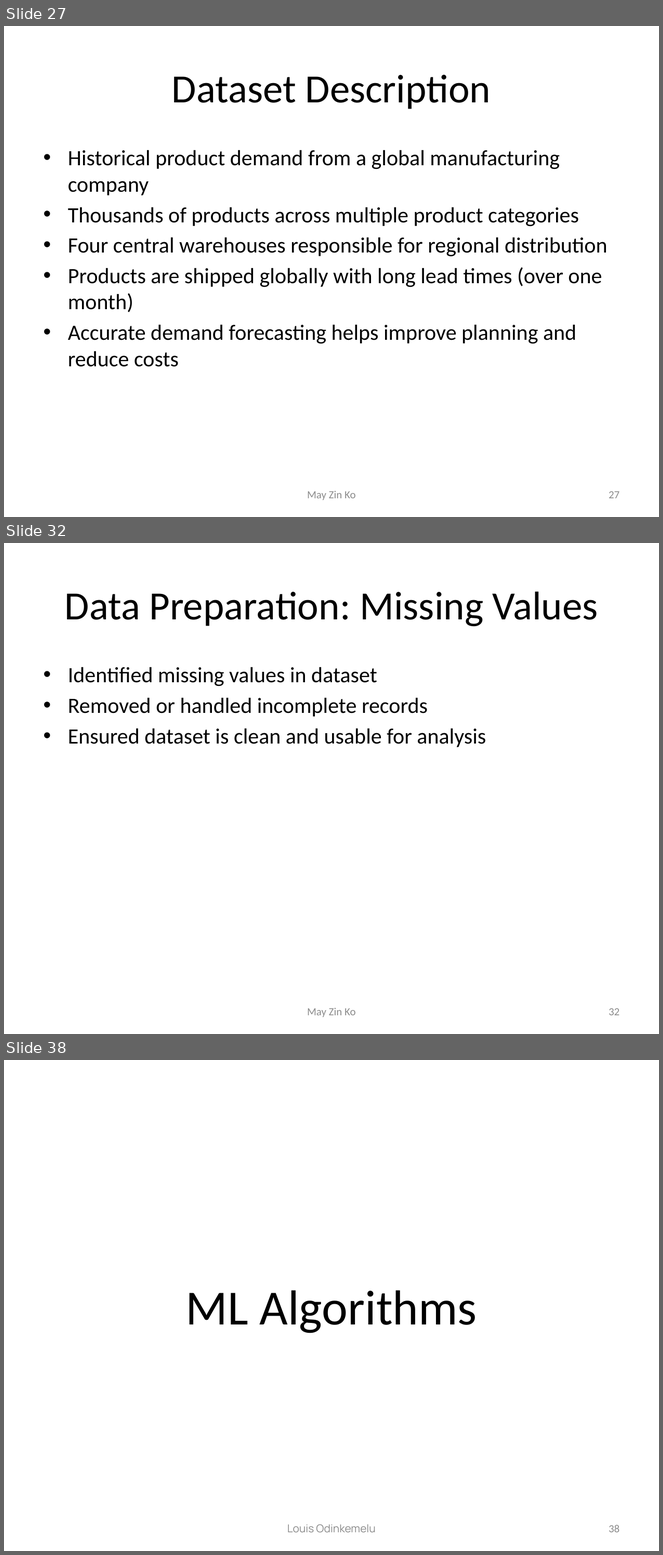
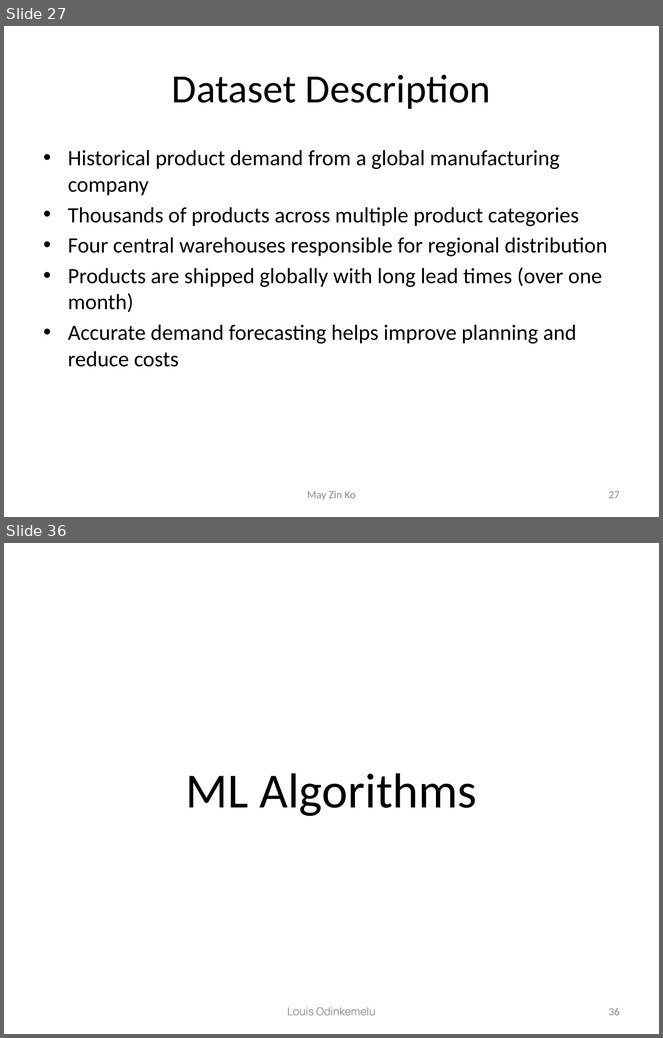
Before and after one commit to MayZinKo/Demand_Management_Industrial_Analytics_Project, a slide deck: Demand_Management_Presentation.pptx. Shown one above the other, each under a label of ours: slides 27, 32 and 38 before the commit, slides 27 and 36 after it; the slides between them are not shown. The pictures are 663x1555 and 663x1038 pixels, drawn with LibreOffice and Linux fonts; fonts in the diff are those of the drawing. Boxes give left, top, right and bottom in pixels: in the first picture for what was removed or moved away, otherwise in the second. Text is boxed around its words. In the diff, an @@ line names an element or a change of style, - is before the commit and + after.

```diff
--- a/Demand_Management_Presentation.pptx
+++ b/Demand_Management_Presentation.pptx
@@ slide 32 removed at (x1=4, y1=543, x2=659, y2=1034), background #FFFFFF @@
@@ title removed at (x1=65, y1=591, x2=598, y2=627) @@
-Data Preparation: Missing Values
@@ text removed at (x1=68, y1=667, x2=486, y2=747) @@
-• Identified missing values in dataset
-• Removed or handled incomplete records
-• Ensured dataset is clean and usable for analysis
@@ text removed at (x1=307, y1=1008, x2=356, y2=1018) @@
-May Zin Ko
@@ page number removed at (x1=609, y1=1008, x2=620, y2=1016) @@
-32
@@ what was slide 38 is now slide 36 @@
@@ page number at (x1=609, y1=1008, x2=620, y2=1016): text changed @@
-38
+36
```
Also in this commit, not shown: 10 slides changed, 5 slides added, 5 other slides removed, 1 other file.
